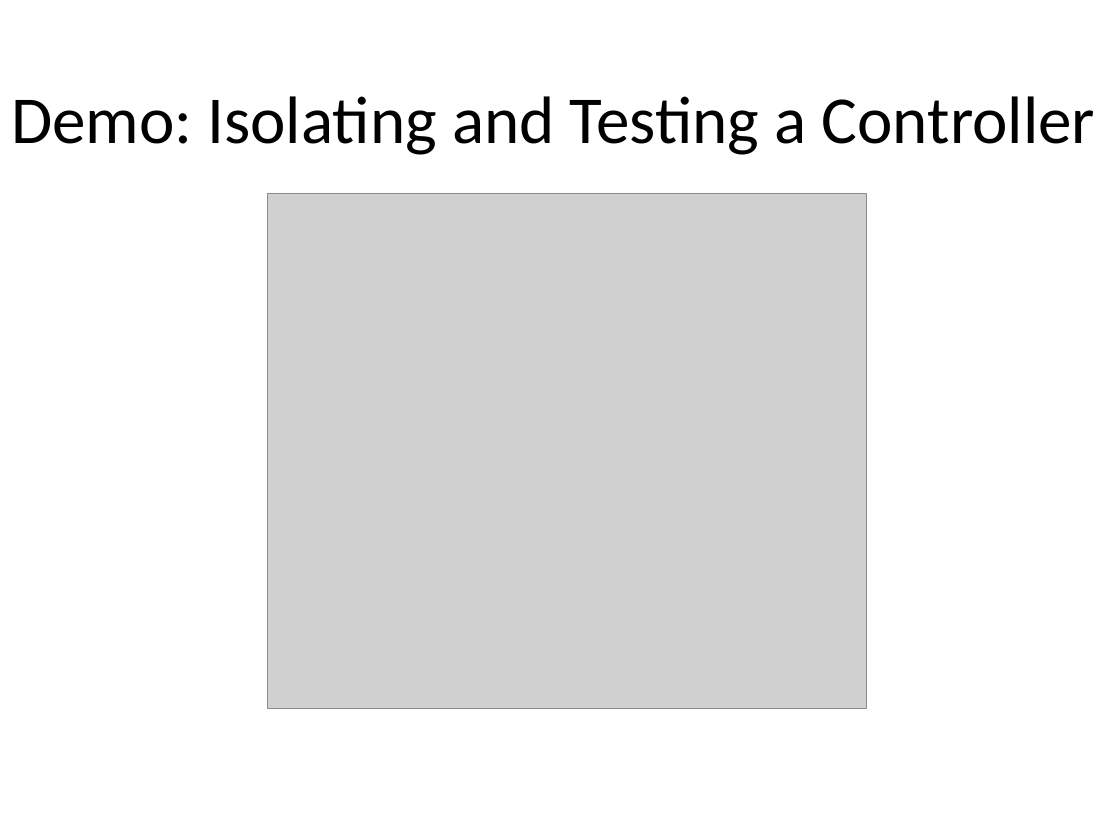
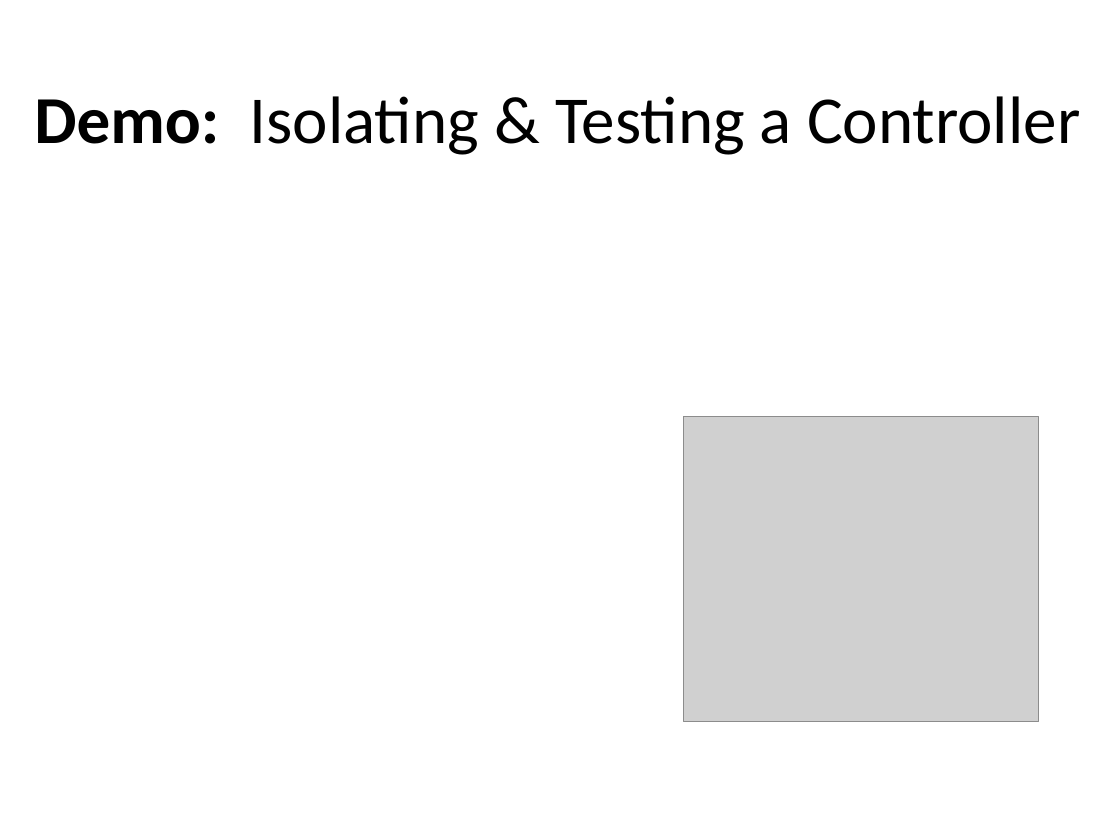
Before and after one commit to kburnell/TestDrivingASP.NETMVC, a slide deck: slide 23 of TestDrivingASP.NETMVC.pptx. Drawn at 1120x840 pixels with LibreOffice and Linux fonts; fonts in the diff are those of the drawing; grey boxes stand for pictures; background and template pictures are left out. Boxes give left, top, right and bottom in pixels: in the first picture for what was removed or moved away, otherwise in the second. Text is boxed around its words. In the diff, an @@ line names an element or a change of style, - is before the commit and + after.

```diff
--- a/TestDrivingASP.NETMVC.pptx
+++ b/TestDrivingASP.NETMVC.pptx
@@ text at [34, 96, 1080, 155]: text changed @@
-Demo: Isolating and Testing a Controller
+Demo: Isolating & Testing a Controller
@@ picture: place and size @@
-picture at [268, 193, 866, 707]
+picture at [683, 417, 1038, 722]
```
Also in this commit, not shown: 3 other slides changed, 2 other files.
